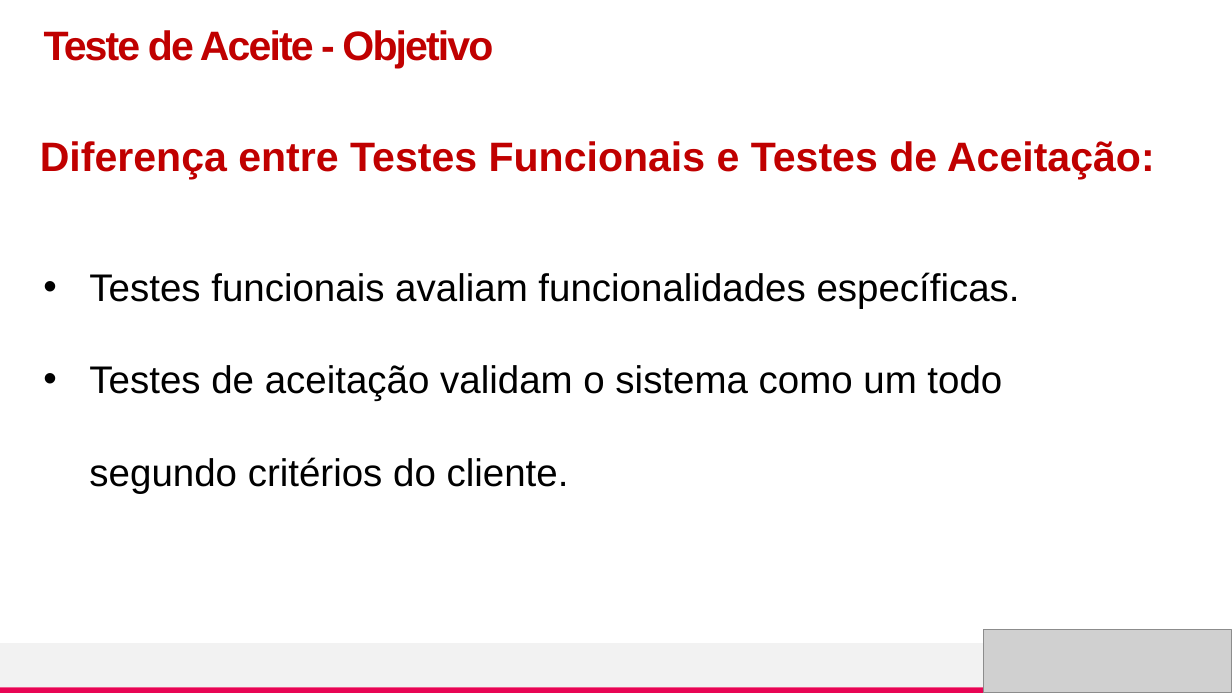
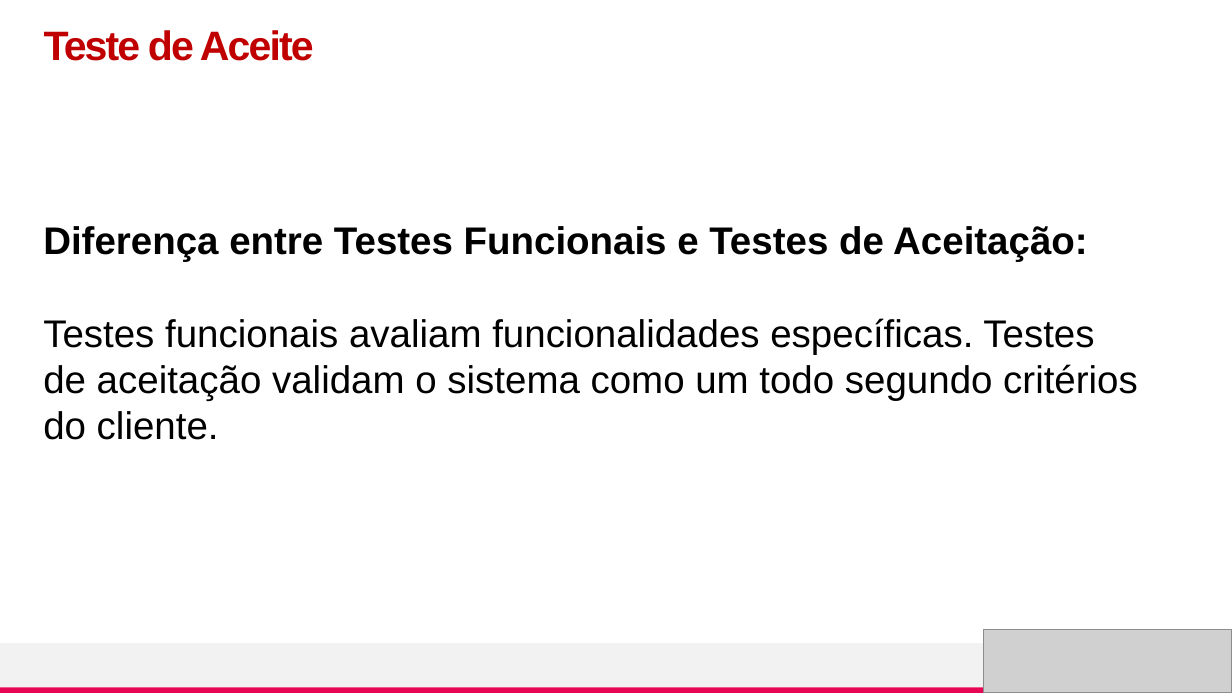
Before and after one commit to nandafretes/TSOFT, a slide deck: slide 5 of [TSOF] - Aula5_TesteAceite.pptx (slide 6 before the commit). Drawn at 1232x693 pixels with LibreOffice and Linux fonts; fonts in the diff are those of the drawing; grey boxes stand for pictures. Boxes give left, top, right and bottom in pixels: in the first picture for what was removed or moved away, otherwise in the second. Text is boxed around its words. In the diff, an @@ line names an element or a change of style, - is before the commit and + after.

```diff
--- a/[TSOF] - Aula5_TesteAceite.pptx
+++ b/[TSOF] - Aula5_TesteAceite.pptx
@@ text at (x1=44, y1=30, x2=314, y2=61): text changed @@
-Teste de Aceite - Objetivo
+Teste de Aceite
@@ text removed at (x1=40, y1=141, x2=1155, y2=179) @@
-Diferença entre Testes Funcionais e Testes de Aceitação:
@@ text at (x1=43, y1=226, x2=1138, y2=440): text changed @@
-• Testes funcionais avaliam funcionalidades específicas.
-• Testes de aceitação validam o sistema como um todo segundo critérios do cliente.
+Diferença entre Testes Funcionais e Testes de Aceitação:
+Testes funcionais avaliam funcionalidades específicas. Testes de aceitação validam o sistema como um todo segundo critérios do cliente.
```
Also in this commit, not shown: 5 other slides changed, 4 slides added, 6 slides removed, 4 other files.
